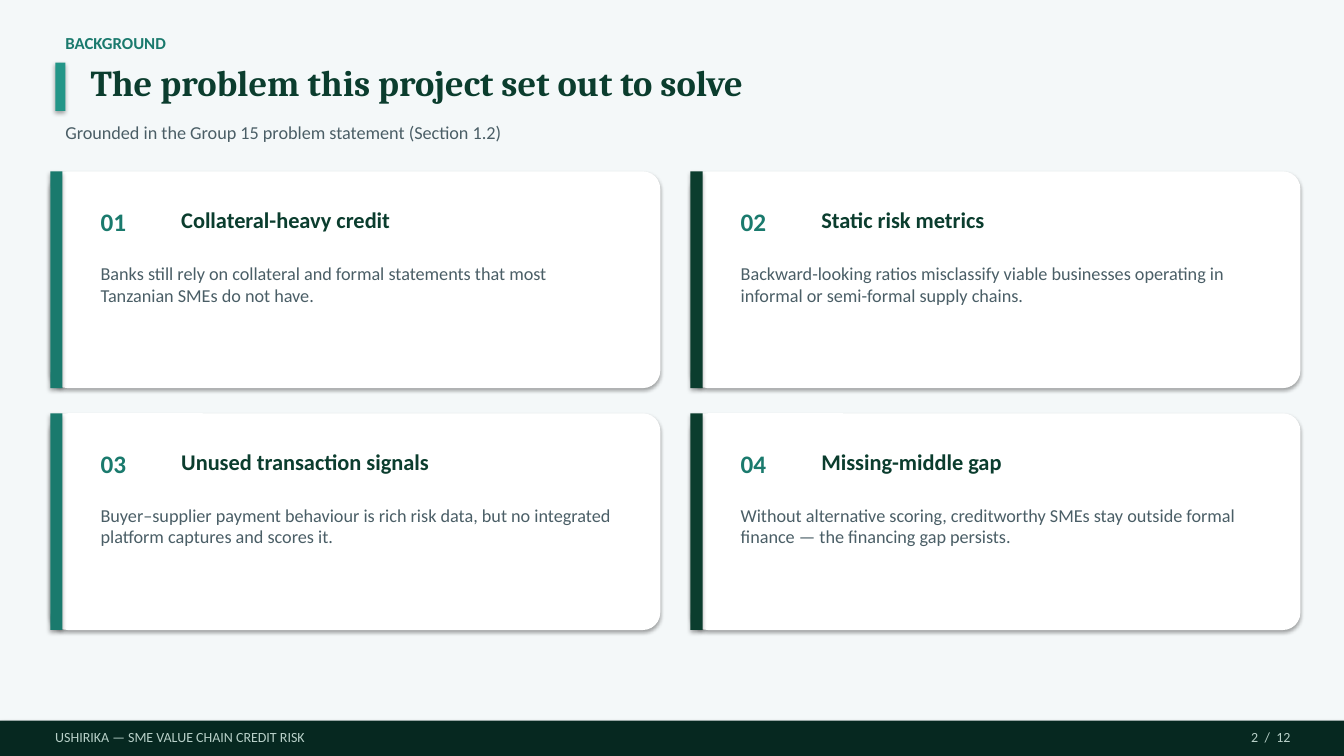
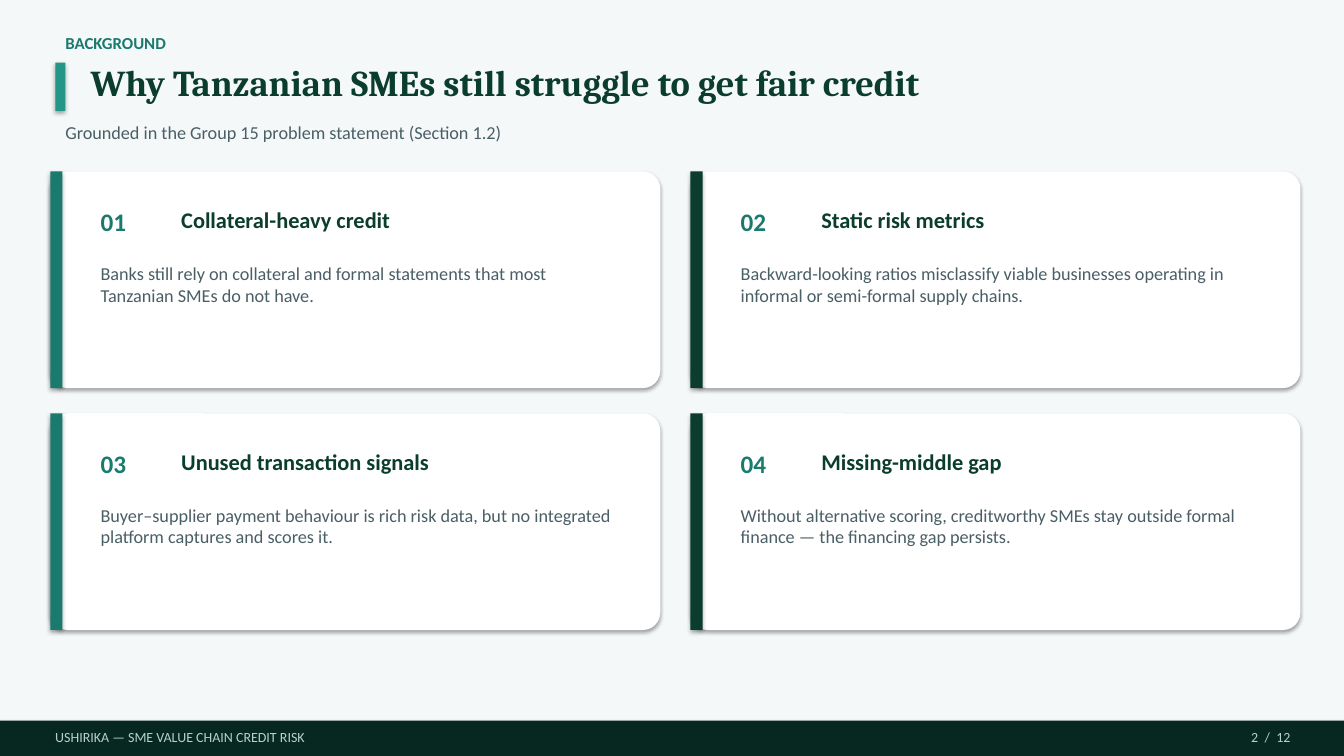
Before and after one commit to Dmmkuliku/ushirika-sme-credit, a slide deck: slide 2 of Presentation/Ushirika_Group15_Defence_v13.pptx. Drawn at 1344x756 pixels with LibreOffice and Linux fonts; fonts in the diff are those of the drawing. Boxes give left, top, right and bottom in pixels: in the first picture for what was removed or moved away, otherwise in the second. Text is boxed around its words. In the diff, an @@ line names an element or a change of style, - is before the commit and + after.

```diff
--- a/Presentation/Ushirika_Group15_Defence_v13.pptx
+++ b/Presentation/Ushirika_Group15_Defence_v13.pptx
@@ text at [91,70,919,104]: text changed @@
-The problem this project set out to solve
+Why Tanzanian SMEs still struggle to get fair credit
```
Also in this commit, not shown: 3 other slides changed, 25 other files.
